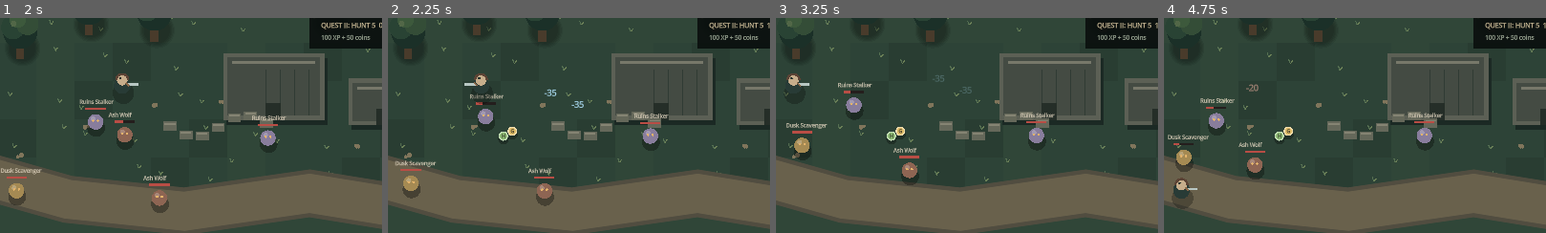
Above: before the commit, frames 1-4 (left to right).
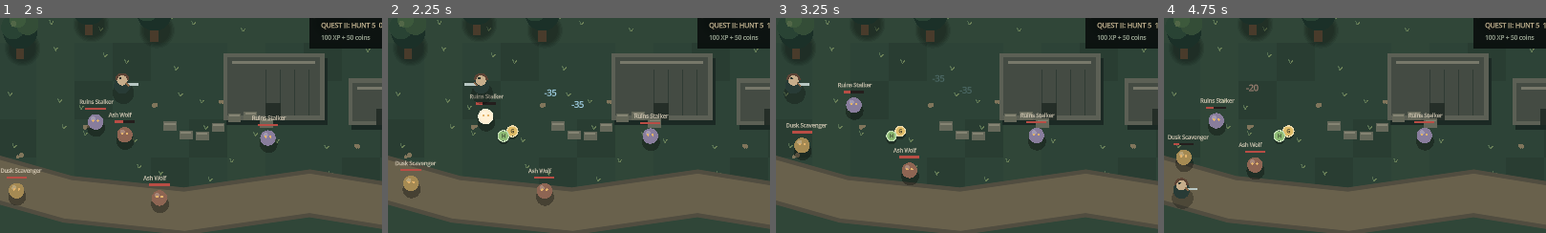
Above: after the commit, the same moments.

Repository: filesgloom-png/ELDERVALE
Game: Godot game, scene res://scenes/main.tscn
Two runs of this game, one before a commit and one after it. Both use one fixed random seed, a clock stepped at 60 frames per second and the inputs below.
Inputs (mouse positions are % of the whole screen's width and height, from its top left):
- Up to frame 1 (2 s): tap Enter (ui_accept) at 0.5, 0.77 s; move the mouse to (45, 70) at 0.52 s; hold Up (ui_up) 0.53-1.25 s; tap Q at 0.6 s; click (45, 70) at 0.67 s; drag from (80, 65) to (45, 70) at 1.27 s
- Up to frame 2 (2.25 s): move the mouse to (20, 35) at 2.02 s; hold Left (ui_left) from 2.03 s (still down); tap F at 2.1 s
- Up to frame 3 (3.25 s): release Left (ui_left) at 2.75 s; drag from (55, 50) to (20, 35) at 2.77 s
- Up to frame 4 (4.75 s): move the mouse to (35, 25) at 3.52 s; hold Down (ui_down) 3.53-4.25 s; tap R at 3.6 s; tap Enter (ui_accept) at 3.77 s; drag from (72, 45) to (35, 25) at 4.27 s
The pictures show only the part of the screen within x 35-85%, y 12-62%; the shares and areas given below are measured in that part.

Frame 1 is identical in both runs. In frame 2, 0.4% of the frame differs, in the area x 23-35%, y 42-58%; in frame 3, 0.1%; in frame 4, 0.2%.

Commit message:
feat: add hit reactions and animated loot pickups

Diff:
--- a/scripts/main.gd
+++ b/scripts/main.gd
@@ -32,6 +32,7 @@
 var mobs: Array[Dictionary] = []
 var loot_drops: Array[Dictionary] = []
 var floating_messages: Array[Dictionary] = []
+var hit_flash_timers: Dictionary = {}
 var save_path := "user://eldervale_save.json"
 
 func _ready() -> void:
@@ -150,6 +151,11 @@
 			mobs[i] = mob
 			continue
 		var mob_pos: Vector2 = mob["pos"]
+		var hit_flash := maxf(float(mob.get("hit_flash", 0.0)) - delta, 0.0)
+		if hit_flash > 0.0:
+			mob["hit_flash"] = hit_flash
+		else:
+			mob.erase("hit_flash")
 		var to_player := player_position - mob_pos
 		if to_player.length() < 310.0 and to_player.length() > 30.0:
 			mob_pos += to_player.normalized() * float(mob["speed"]) * delta
@@ -181,6 +187,7 @@
 	var target: Dictionary = mobs[target_index]
 	var damage := 20 + weapon_tier * 8 + weapon_enchant * 4
 	target["hp"] = int(target["hp"]) - damage
+	target["hit_flash"] = 0.18
 	_add_floating_message("-%d" % damage, Vector2(target["pos"]) + Vector2(0, -36), Color("#f2b0a0"))
 	if int(target["hp"]) <= 0:
 		_defeat_mob(target)
@@ -198,6 +205,7 @@
 		if player_position.distance_to(mob["pos"]) <= 150.0:
 			var damage := 35 + weapon_tier * 5 + weapon_enchant * 3
 			mob["hp"] = int(mob["hp"]) - damage
+			mob["hit_flash"] = 0.18
 			_add_floating_message("-%d" % damage, Vector2(mob["pos"]) + Vector2(0, -36), Color("#a8d8ef"))
 			hit_any = true
 			if int(mob["hp"]) <= 0:
@@ -502,6 +510,8 @@
 		var mob_pos: Vector2 = mob["pos"]
 		var is_wolf := String(mob["name"]) == "Ash Wolf"
 		var body_color := Color("#8e6553") if is_wolf else (Color("#887d9c") if String(mob["name"]) == "Ruins Stalker" else Color("#a58a53"))
+		if float(mob.get("hit_flash", 0.0)) > 0.0:
+			body_color = Color("#fff0d4")
 		draw_circle(mob_pos + Vector2(1, 10), 15.0, Color(0.02, 0.025, 0.02, 0.35))
 		draw_circle(mob_pos, 13.0, body_color)
 		draw_circle(mob_pos + Vector2(-4, -5), 4.0, body_color.lightened(0.22))
@@ -517,9 +527,10 @@
 		var p: Vector2 = drop["pos"]
 		var drop_type := String(drop["type"])
 		var color := Color("#e0bd68") if drop_type == "coins" else (Color("#8fbd75") if drop_type == "herbs" else Color("#b58be0"))
+		var pulse := 1.0 + 0.14 * sin(elapsed * 5.0 + float(p[0] + p[1]) * 0.03)
 		draw_circle(p + Vector2(0, 5), 9.0, Color(0.02, 0.025, 0.02, 0.32))
-		draw_circle(p, 7.0, color)
-		draw_arc(p, 7.0, 0.0, TAU, 20, color.lightened(0.45), 2.0)
+		draw_circle(p, 7.0 * pulse, color)
+		draw_arc(p, 8.0 * pulse, 0.0, TAU, 20, color.lightened(0.45), 2.0)
 		var glyph := "G" if drop_type == "coins" else ("H" if drop_type == "herbs" else "R")
 		draw_string(ThemeDB.fallback_font, p + Vector2(-3, 3), glyph, HORIZONTAL_ALIGNMENT_LEFT, 8, 8, Color("#22231d"))
 
